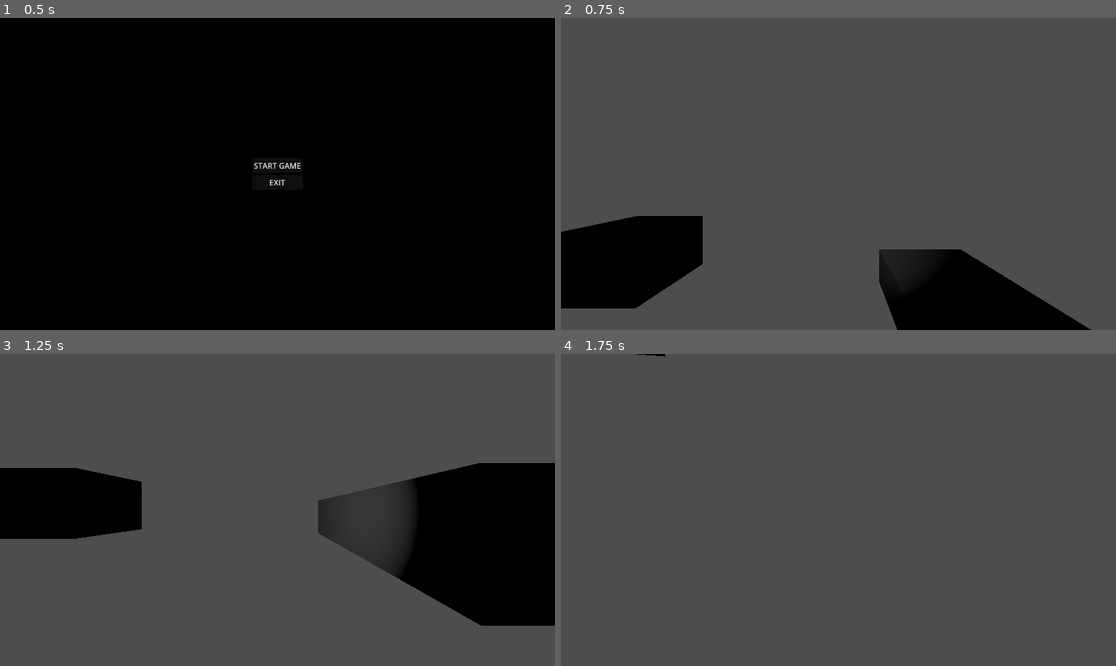
Above: before the commit, frames 1-4 (two rows, left to right).
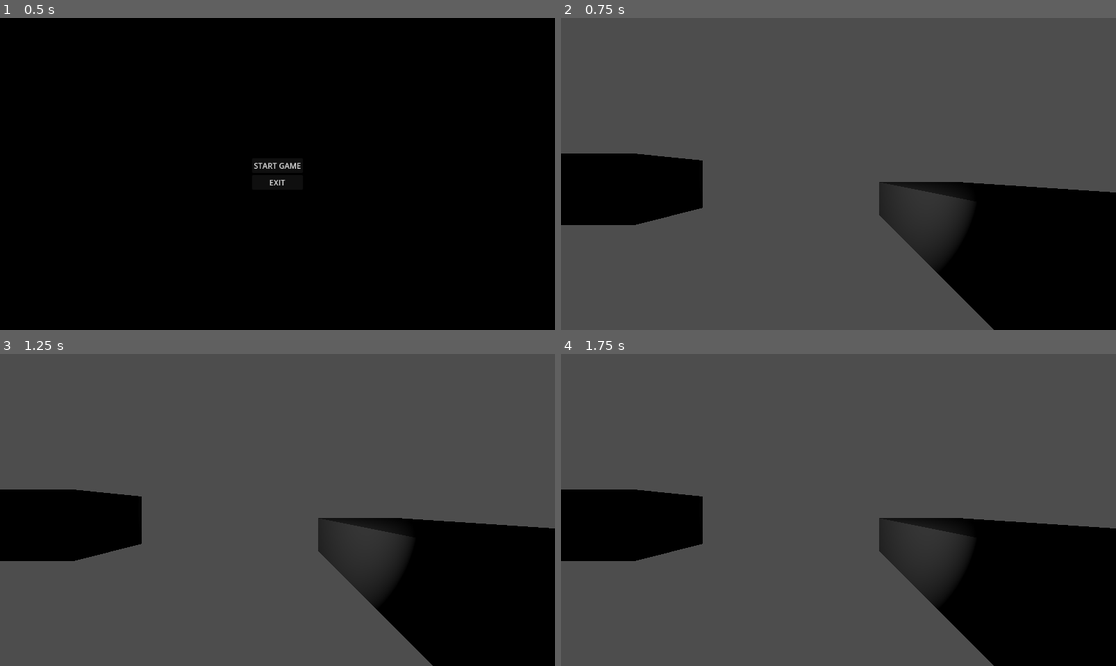
Above: after the commit, the same moments.

Repository: EvesTwisted/WorldHorror
Game: Godot game, scene res://scenes/ui/main_menu.tscn
Same seed, same stepped clock (60 frames per second), same inputs: the game is played once before the commit and once after it.
Inputs (mouse positions are in pixels of both pictures, inside the frame that each line leads up to):
- Up to frame 1 (0.5 s): no input
- Up to frame 2 (0.75 s): click "START GAME" at 0.5 s
- Up to frame 3 (1.25 s): no input
- Up to frame 4 (1.75 s): move the mouse to (866, 510) at 1.27 s

Frame 1 is identical in both runs. In frame 2, 27% of the frame differs, in the area x 0-100%, y 43-100%; in frame 3, 16%; in frame 4, 21%.
Error before the commit: Invalid call. Nonexistent function 'is_action_just_pressed' in base 'InputEventMouseMotion'. (res://03_Actors/Player/player.gd:38)
Error after the commit: Invalid access to property or key 'transform' on a base object of type 'null instance'. (res://03_Actors/Player/player.gd:53)

Commit message:
refactor: Purge visible body for True First Person camera

Diff:
--- a/03_Actors/Player/Eve_Player.tscn
+++ b/03_Actors/Player/Eve_Player.tscn
@@ -12,22 +12,20 @@
 
 [node name="CollisionShape3D" type="CollisionShape3D" parent="."]
 transform = Transform3D(1, 0, 0, 0, 1, 0, 0, 0, 1, 0, 0.9, 0)
-shape = SubResource("CylinderMesh_Body")
 
-[node name="MeshPivot" type="Node3D" parent="."]
+[node name="ShadowProxy" type="MeshInstance3D" parent="."]
+transform = Transform3D(1, 0, 0, 0, 1, 0, 0, 0, 1, 0, 0.9, 0)
+mesh = SubResource("CylinderMesh_Shadow")
+cast_shadow = 2 # Shadows Only
 
-[node name="BodyMesh" type="MeshInstance3D" parent="MeshPivot"]
-transform = Transform3D(1, 0, 0, 0, 1, 0, 0, 0, 1, 0, 0.9, 0)
-mesh = SubResource("CylinderMesh_Body")
+[node name="HeadPivot" type="Node3D" parent="."]
+transform = Transform3D(1, 0, 0, 0, 1, 0, 0, 0, 1, 0, 1.7, 0)
 
-[node name="HeadPivot" type="Node3D" parent="MeshPivot"]
-transform = Transform3D(1, 0, 0, 0, 1, 0, 0, 0, 1, 0, 1.8, 0)
-
-[node name="Camera3D" type="Camera3D" parent="MeshPivot/HeadPivot"]
+[node name="Camera3D" type="Camera3D" parent="HeadPivot"]
 unique_name_in_owner = true
 near = 0.01
 
-[node name="Flashlight" type="SpotLight3D" parent="MeshPivot/HeadPivot/Camera3D"]
+[node name="Flashlight" type="SpotLight3D" parent="HeadPivot/Camera3D"]
 unique_name_in_owner = true
 light_energy = 1.5
 light_volumetric_fog_energy = 2.0
--- a/03_Actors/Player/player.gd
+++ b/03_Actors/Player/player.gd
@@ -16,8 +16,7 @@
 @export_group("Vaulting")
 @export var vault_duration: float = 0.5
 
-@onready var mesh_pivot = $MeshPivot
-@onready var head_pivot = $MeshPivot/HeadPivot
+@onready var head_pivot = $HeadPivot
 @onready var camera = $%Camera3D
 @onready var flashlight = $%Flashlight
 @onready var ledge_detector = $LedgeDetector
@@ -32,7 +31,7 @@
 
 func _unhandled_input(event: InputEvent) -> void:
 	if event is InputEventMouseMotion:
-		mesh_pivot.rotate_y(deg_to_rad(-event.relative.x * mouse_sensitivity))
+		head_pivot.rotate_y(deg_to_rad(-event.relative.x * mouse_sensitivity))
 		camera.rotation.x = clamp(camera.rotation.x + deg_to_rad(-event.relative.y * mouse_sensitivity), deg_to_rad(-80), deg_to_rad(80))
 
 	if event.is_action_just_pressed("flashlight"):
@@ -51,7 +50,7 @@
 
 	# Movement
 	var input_dir = Input.get_vector("move_left", "move_right", "move_forward", "move_backward")
-	var direction = (mesh_pivot.transform.basis * Vector3(input_dir.x, 0, input_dir.y)).normalized()
+	var direction = (head_pivot.transform.basis * Vector3(input_dir.x, 0, input_dir.y)).normalized()
 	var is_sprinting = Input.is_action_pressed("sprint")
 	var speed = sprint_speed if is_sprinting else walk_speed
 
Not shown: 1 places in 03_Actors/Player/Eve_Player.tscn that only renumber resources
